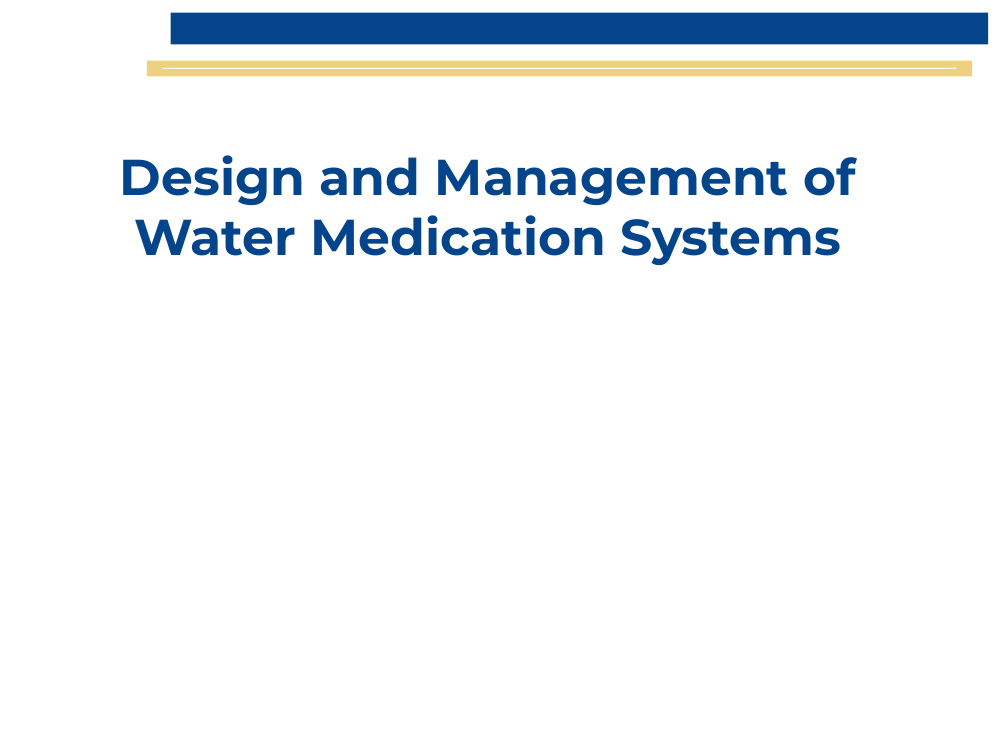
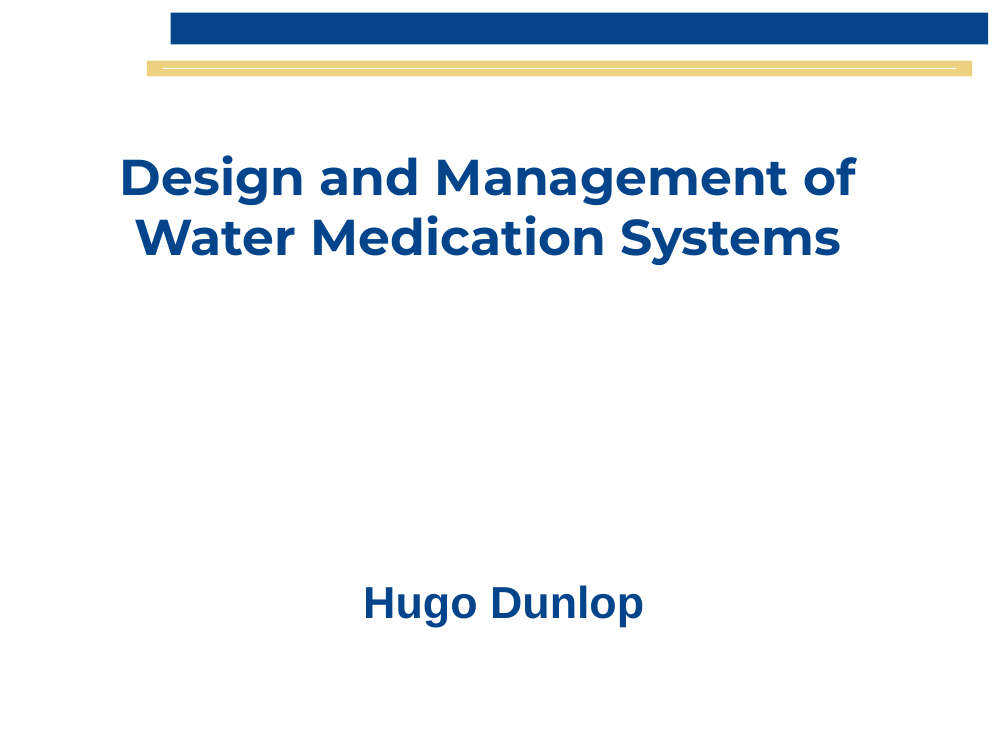
Before and after one commit to rdun2564uk/MyProject, a slide deck: slide 1 of WaterMedicationSystems.ppt. Drawn at 1008x756 pixels with LibreOffice and Linux fonts; fonts in the diff are those of the drawing; background and template pictures are left out. Boxes give left, top, right and bottom in pixels: in the first picture for what was removed or moved away, otherwise in the second. Text is boxed around its words. In the diff, an @@ line names an element or a change of style, - is before the commit and + after.

Commit message:
Water Medication Systems HD author
I put Hugo Dunlop on front slide

```diff
--- a/WaterMedicationSystems.ppt
+++ b/WaterMedicationSystems.ppt
@@ subtitle added at box(363, 585, 644, 627), 32 pt, text #03448B, bold @@
+Hugo Dunlop
```
